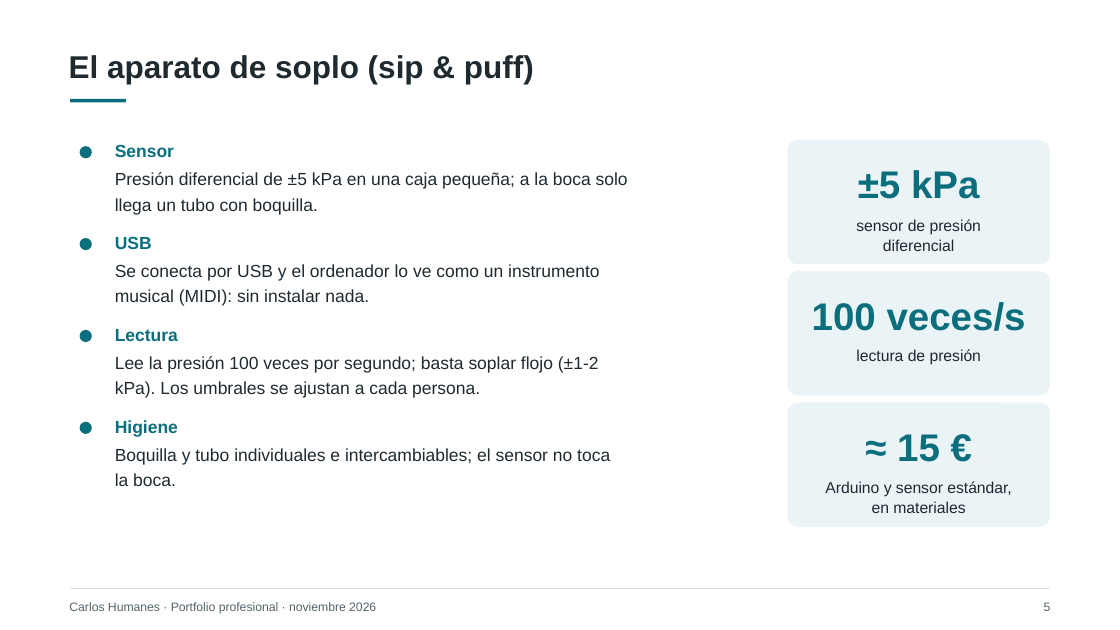
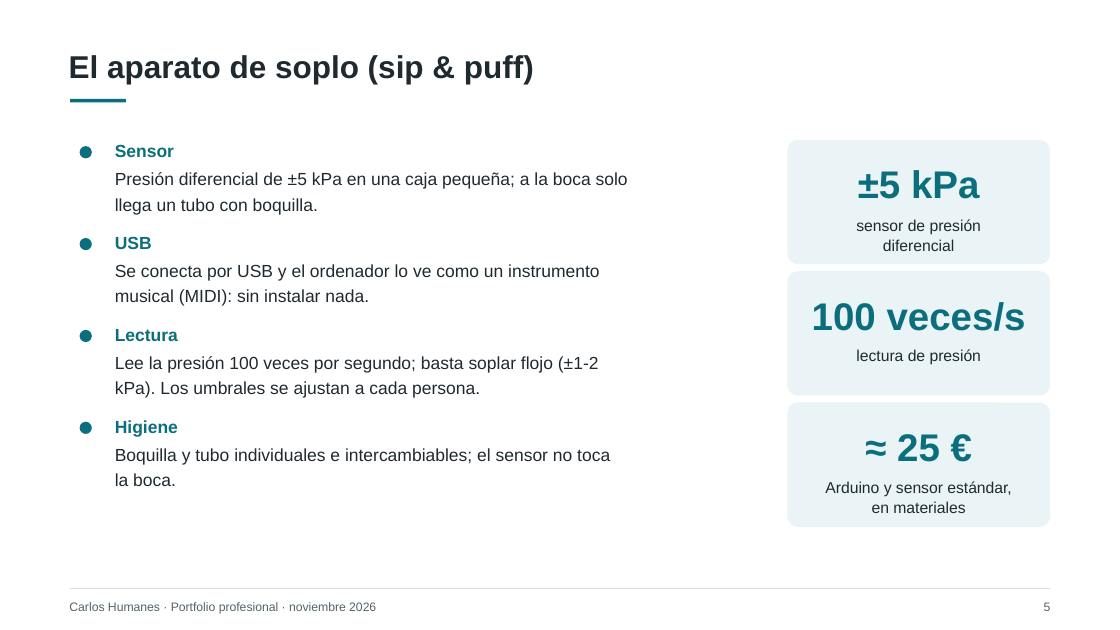
Before and after one commit to carloshumanes1/carloshumanes1.github.io, a slide deck: slide 5 of material/portfolio-profesional.pptx. Drawn at 1120x630 pixels with LibreOffice and Linux fonts; fonts in the diff are those of the drawing. Boxes give left, top, right and bottom in pixels: in the first picture for what was removed or moved away, otherwise in the second. Text is boxed around its words. In the diff, an @@ line names an element or a change of style, - is before the commit and + after.

```diff
--- a/material/portfolio-profesional.pptx
+++ b/material/portfolio-profesional.pptx
@@ text at (x1=897, y1=434, x2=940, y2=462): text changed @@
-≈ 15 €
+≈ 25 €
```
Also in this commit, not shown: 1 other slide changed, 5 other files.
